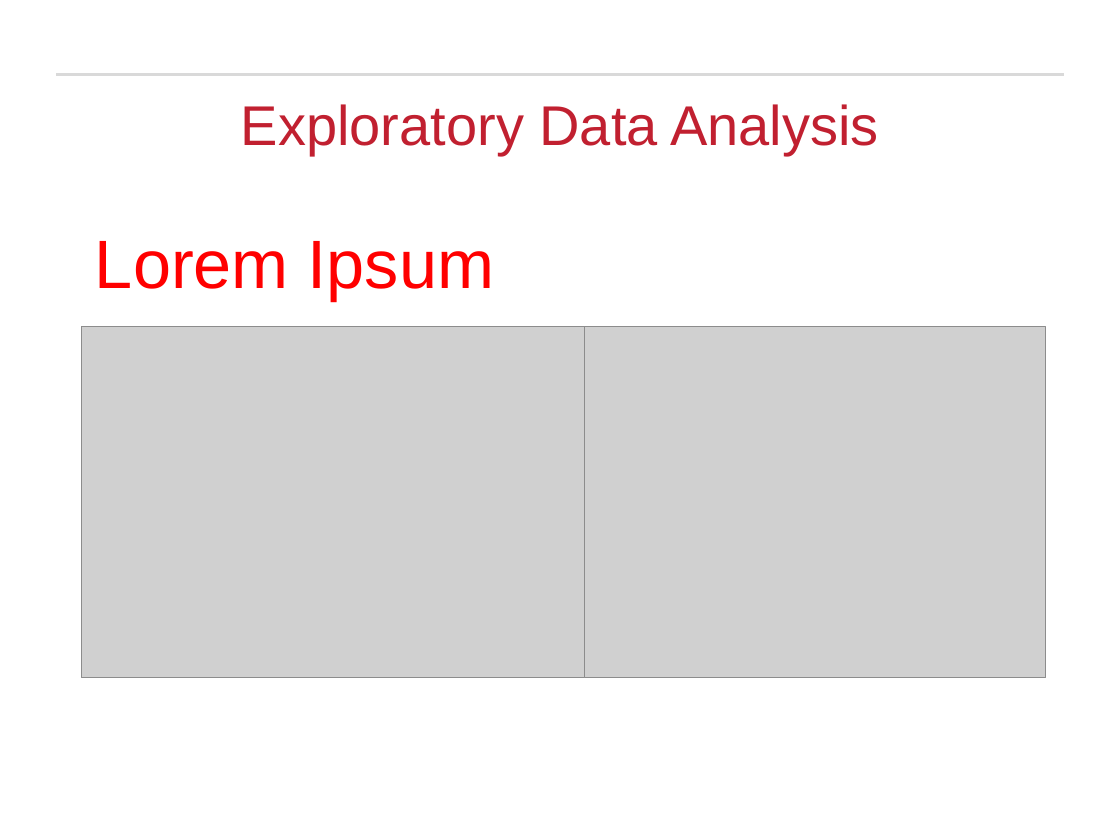
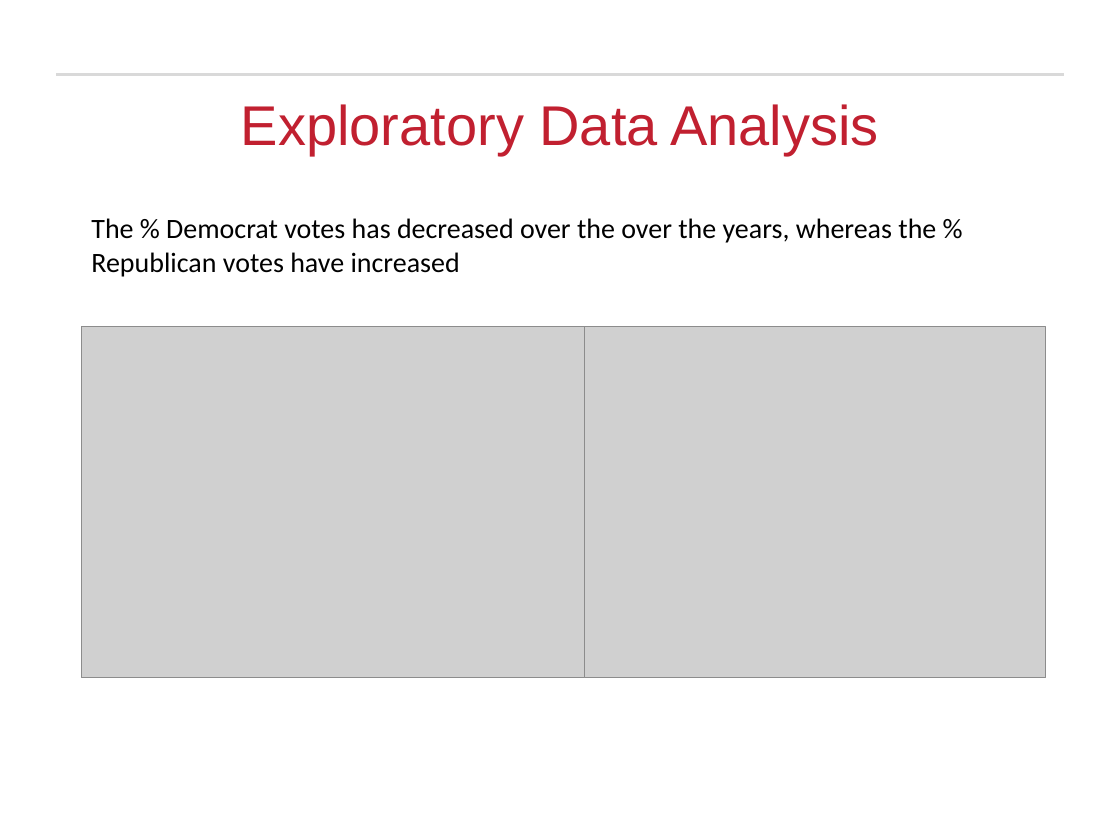
Before and after one commit to rajakash31/Presidential_Election_2016_Classification, a slide deck: slide 7 of Final Submission/Presidential Election Analysis_Final.pptx. Drawn at 1120x840 pixels with LibreOffice and Linux fonts; fonts in the diff are those of the drawing; grey boxes stand for pictures; background and template pictures are left out. Boxes give left, top, right and bottom in pixels: in the first picture for what was removed or moved away, otherwise in the second. Text is boxed around its words. In the diff, an @@ line names an element or a change of style, - is before the commit and + after.

Commit message:
modified slide

```diff
--- a/Final Submission/Presidential Election Analysis_Final.pptx
+++ b/Final Submission/Presidential Election Analysis_Final.pptx
@@ text added at (x1=91, y1=218, x2=936, y2=277), 18 pt, text #000000 @@
+The % Democrat votes has decreased over the over the years, whereas the % Republican votes have increased
@@ text removed at (x1=95, y1=241, x2=494, y2=301) @@
-Lorem Ipsum
```
Also in this commit, not shown: 2 other slides changed, 1 slide added, 1 other file.
